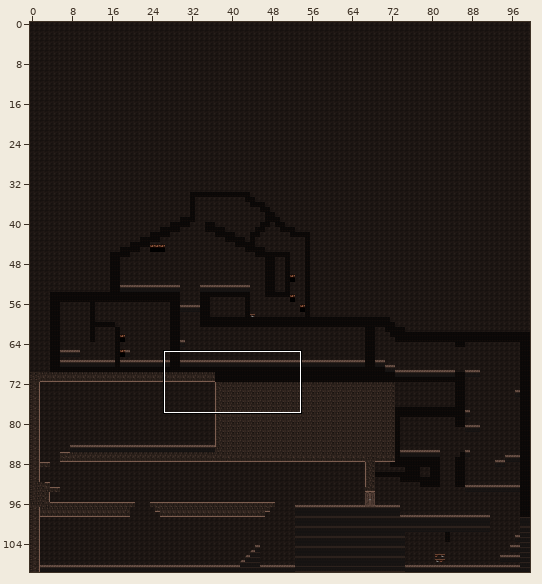
An edit to a level. Tiled map (JSON), assets/Tiled/super_mario.json. The first picture is a wide view before the edit; the outline marks the close-up.
Close-up. Earlier state:
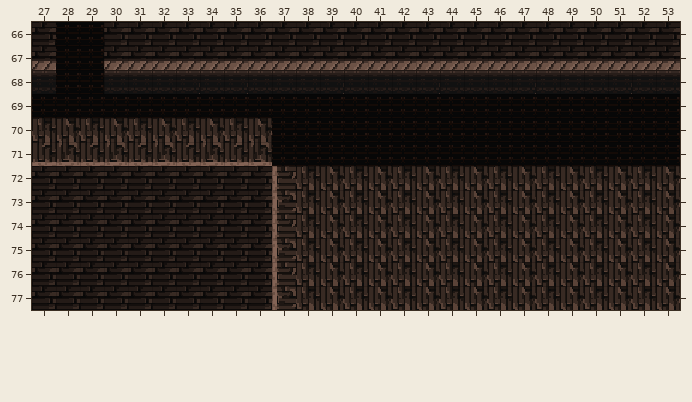
Cells are 16x16 px. Shown: x 27..53, y 66..77. The commit also changed other parts of the map, which this record leaves out.
Once edited:
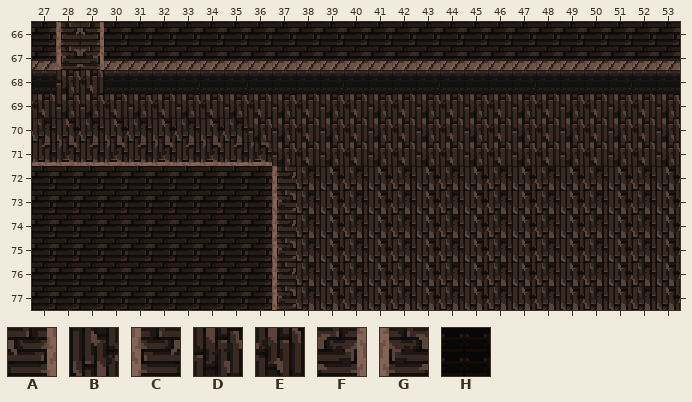
Key: from "SuperMarioBros-World1-1": A 123, B 124, C 126, D 140, E 141, F 143, G 146, H 163.
_ is an empty cell.
Tiles replaced or removed in this view: B, H.
From old to new:
Changed rows in their new state; . is an unchanged cell.
Layer "World1":
first column x 27:
66 .CA........................
67 .GF........................
68 .DE........................
69 EDDEDEDEDEDEDEDEDEDEDEDEDED
70 .........DDEDEDEDEDEDEDEDED
71 ..........DEDEDEDEDEDEDEDED
Changed places in both close-ups, as pixel boxes (x1, y1, x2, y2):
changed: (32, 22, 680, 166)
